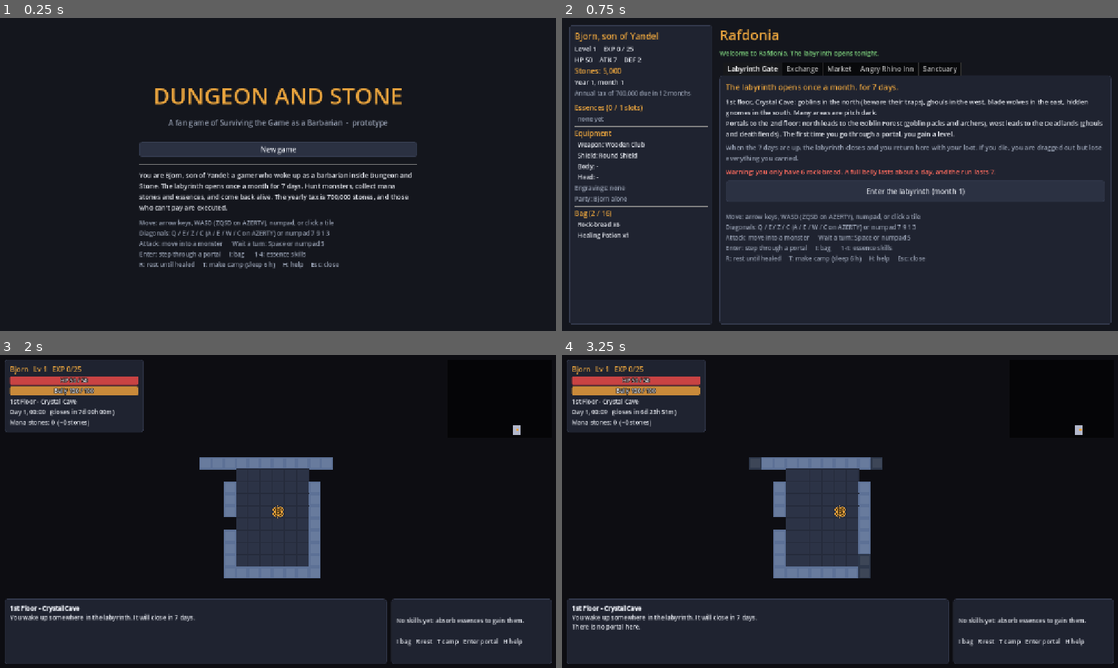
Above: before the commit, frames 1-4 (two rows, left to right).
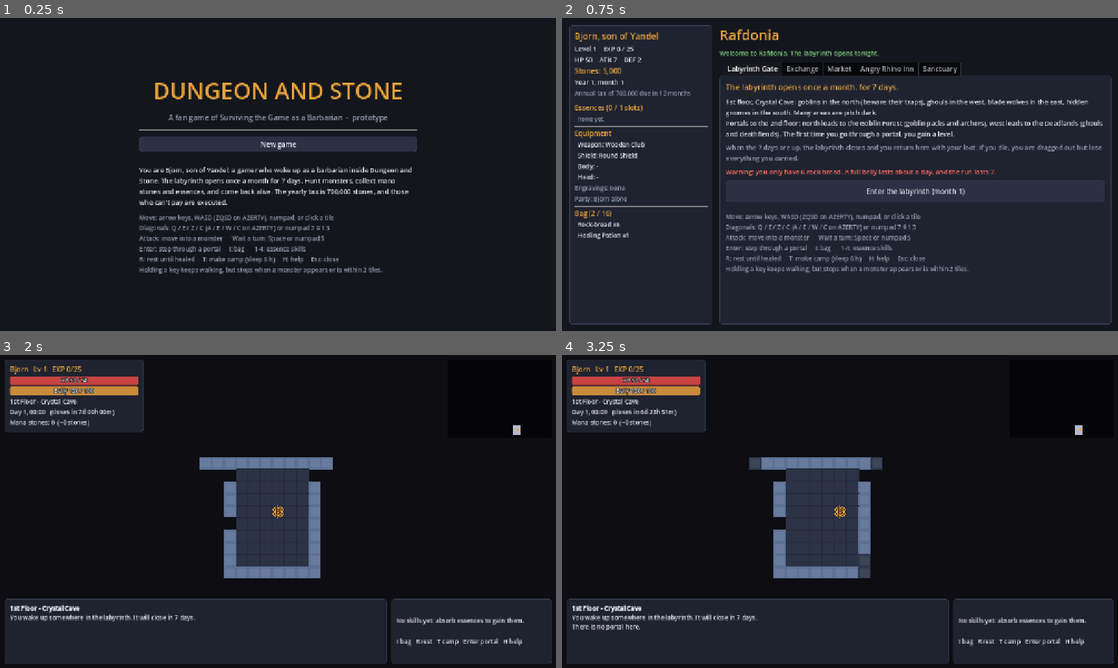
Above: after the commit, the same moments.

Repository: yc28190/Game-Stgaab
Game: Godot game, scene res://scenes/main.tscn
The game is run twice, just before and just after one commit, with the same random seed, the same clock (stepped at 60 frames per second) and the same inputs.
Inputs (mouse positions are in pixels of both pictures, inside the frame that each line leads up to):
- Up to frame 1 (0.25 s): no input
- Up to frame 2 (0.75 s): click "New game" at 0.5 s
- Up to frame 3 (2 s): click "Enter the labyrinth (month 1)" at 1.25 s
- Up to frame 4 (3.25 s): tap Enter at 2 s; move the mouse to (962, 495) at 2.02 s; hold Right 2.03-2.75 s; tap R at 2.1 s; click (962, 495) at 2.17 s; tap Space at 2.27, 2.75 s; drag from (728, 527) to (812, 574) at 2.77 s

The runs differ from the first frame. In frame 1, 11% of the frame differs, in the area x 25-75%, y 20-82%; in frame 2, 0.4%; in frame 3, less than 0.1%; in frame 4, less than 0.1%.

Commit message:
Stop key repeat near monsters so held keys can't walk into a fight
Holding a direction kept repeating moves and attacks even with a monster
adjacent. Key repeats are now ignored while a visible monster is within
2 tiles, and a held key stops when a new monster comes into view, so each
combat action needs its own key press.

Co-Authored-By: Claude Opus 5.5 <noreply@anthropic.com>
Claude-Session: https://claude.ai/code/session_019gbubb9F8A2Mj4B5yZE7B2

Diff:
--- a/scripts/ui/dungeon_screen.gd
+++ b/scripts/ui/dungeon_screen.gd
@@ -5,12 +5,17 @@
 signal run_over(run: DungeonRun)
 
 const AUTO_STEP_SECONDS := 0.06
+## Holding a key repeats moves, except when a monster is this close: then every step or attack
+## needs its own key press, so you can't walk into a fight by accident.
+const DANGER_RANGE := 2
 
 var run: DungeonRun
 var view: DungeonView
 var hud: Hud
 var _auto_path: Array[Vector2i] = []
 var _auto_timer := 0.0
+## Set when a monster shows up while a key is held: repeats stay off until the key is pressed again.
+var _hold_stopped := false
 
 
 func _ready() -> void:
@@ -46,6 +51,12 @@
 	if not (event is InputEventKey and event.pressed):
 		return
 	var key: int = event.physical_keycode
+	if event.echo:
+		if _hold_stopped or hud.overlay != "" or _danger_near():
+			get_viewport().set_input_as_handled()
+			return
+	else:
+		_hold_stopped = false
 	_auto_path.clear()
 	match hud.overlay:
 		"end":
@@ -66,6 +77,7 @@
 				hud.close_overlay()
 			return
 
+	var seen_before := _visible_hostiles()
 	var dir := _dir_for(key)
 	if dir != Vector2i.ZERO:
 		run.try_move(dir)
@@ -91,8 +103,27 @@
 					run.use_skill(skills[i])
 			_:
 				return
+	if event.echo and _visible_hostiles() > seen_before:
+		_hold_stopped = true
+		run.say("A monster appears! You stop.")
 	get_viewport().set_input_as_handled()
 	_after_action()
+
+
+func _visible_hostiles() -> int:
+	var n := 0
+	for a in run.actors:
+		if a.faction == Actor.MONSTER and run.is_visible_to_player(a):
+			n += 1
+	return n
+
+
+func _danger_near() -> bool:
+	for a in run.actors:
+		if a.faction == Actor.MONSTER and run.is_visible_to_player(a) \
+				and DungeonRun.cheb(a.pos, run.player.pos) <= DANGER_RANGE:
+			return true
+	return false
 
 
 func _dir_for(key: int) -> Vector2i:
--- a/scripts/ui/ui.gd
+++ b/scripts/ui/ui.gd
@@ -14,7 +14,8 @@
 Diagonals: Q / E / Z / C (A / E / W / C on AZERTY) or numpad 7 9 1 3
 Attack: move into a monster      Wait a turn: Space or numpad 5
 Enter: step through a portal     I: bag      1-4: essence skills
-R: rest until healed     T: make camp (sleep 6 h)     H: help     Esc: close"""
+R: rest until healed     T: make camp (sleep 6 h)     H: help     Esc: close
+Holding a key keeps walking, but stops when a monster appears or is within 2 tiles."""
 
 static var _theme: Theme
 
--- a/tests/run_tests.gd
+++ b/tests/run_tests.gd
@@ -7,12 +7,17 @@
 
 
 func _init() -> void:
+	_run.call_deferred()
+
+
+func _run() -> void:
 	test_generation()
 	test_combat_and_progression()
 	test_inventory()
 	test_simulated_runs()
 	test_camp_until_closing()
 	test_month_and_tax()
+	await test_held_key_near_enemy()
 	print("\n%d checks, %d failures" % [_checks, _failures])
 	quit(1 if _failures > 0 else 0)
 
@@ -176,3 +181,56 @@
 	for i in Rules.MONTHS_PER_YEAR:
 		Profile.advance_month(poor)
 	check(poor["game_over"] == "tax", "unpaid tax ends the game")
+
+
+func _key(code: int, echo: bool) -> InputEventKey:
+	var e := InputEventKey.new()
+	e.physical_keycode = code
+	e.pressed = true
+	e.echo = echo
+	return e
+
+
+## Holding a direction must not repeat attacks or moves while a monster is close.
+func test_held_key_near_enemy() -> void:
+	var p := Profile.create()
+	var screen := DungeonScreen.new()
+	screen.run = DungeonRun.new(p, 3)
+	root.add_child(screen)
+	await process_frame
+	var run := screen.run
+	# Clear the floor, then put a goblin right next to the player in a free direction.
+	for a in run.actors.duplicate():
+		if a.faction == Actor.MONSTER:
+			run.actors.erase(a)
+	var dir := Vector2i.ZERO
+	for d in DungeonRun.DIRS8:
+		if run.can_step(run.player.pos, run.player.pos + d):
+			dir = d
+			break
+	var g := Actor.from_monster("goblin")
+	g.status.erase("hidden")
+	g.max_hp = 1000
+	g.hp = 1000
+	g.pos = run.player.pos + dir
+	run.actors.append(g)
+	run._update_fov()
+	var key: int = {Vector2i(0, -1): KEY_UP, Vector2i(0, 1): KEY_DOWN, Vector2i(-1, 0): KEY_LEFT, Vector2i(1, 0): KEY_RIGHT,
+		Vector2i(-1, -1): KEY_KP_7, Vector2i(1, -1): KEY_KP_9, Vector2i(-1, 1): KEY_KP_1, Vector2i(1, 1): KEY_KP_3}[dir]
+	var t0 := run.turn
+	screen._unhandled_input(_key(key, false))
+	check(run.turn == t0 + 1, "a fresh key press attacks the adjacent monster")
+	for i in 5:
+		screen._unhandled_input(_key(key, true))
+	check(run.turn == t0 + 1, "held key (echo) is ignored next to a monster (turn %d)" % run.turn)
+	screen._unhandled_input(_key(key, false))
+	check(run.turn == t0 + 2, "pressing again attacks again")
+	# Far from any monster, holding a key keeps walking.
+	run.actors.erase(g)
+	run._update_fov()
+	var t1 := run.turn
+	screen._unhandled_input(_key(KEY_KP_5, false))
+	for i in 3:
+		screen._unhandled_input(_key(KEY_KP_5, true))
+	check(run.turn == t1 + 4, "held key repeats when no monster is near (turn %d)" % (run.turn - t1))
+	screen.queue_free()
Not shown, changed: README.md
